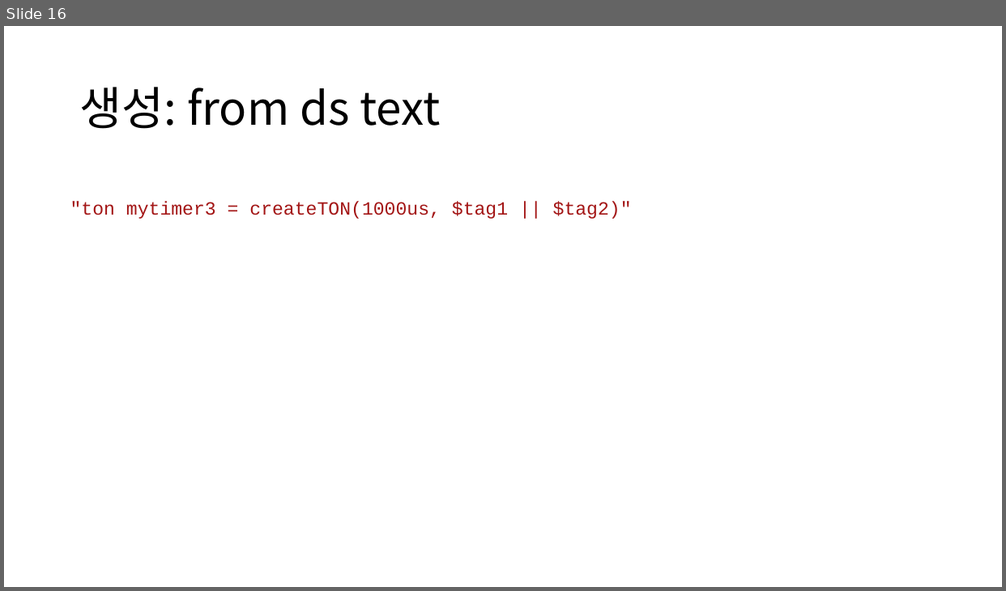
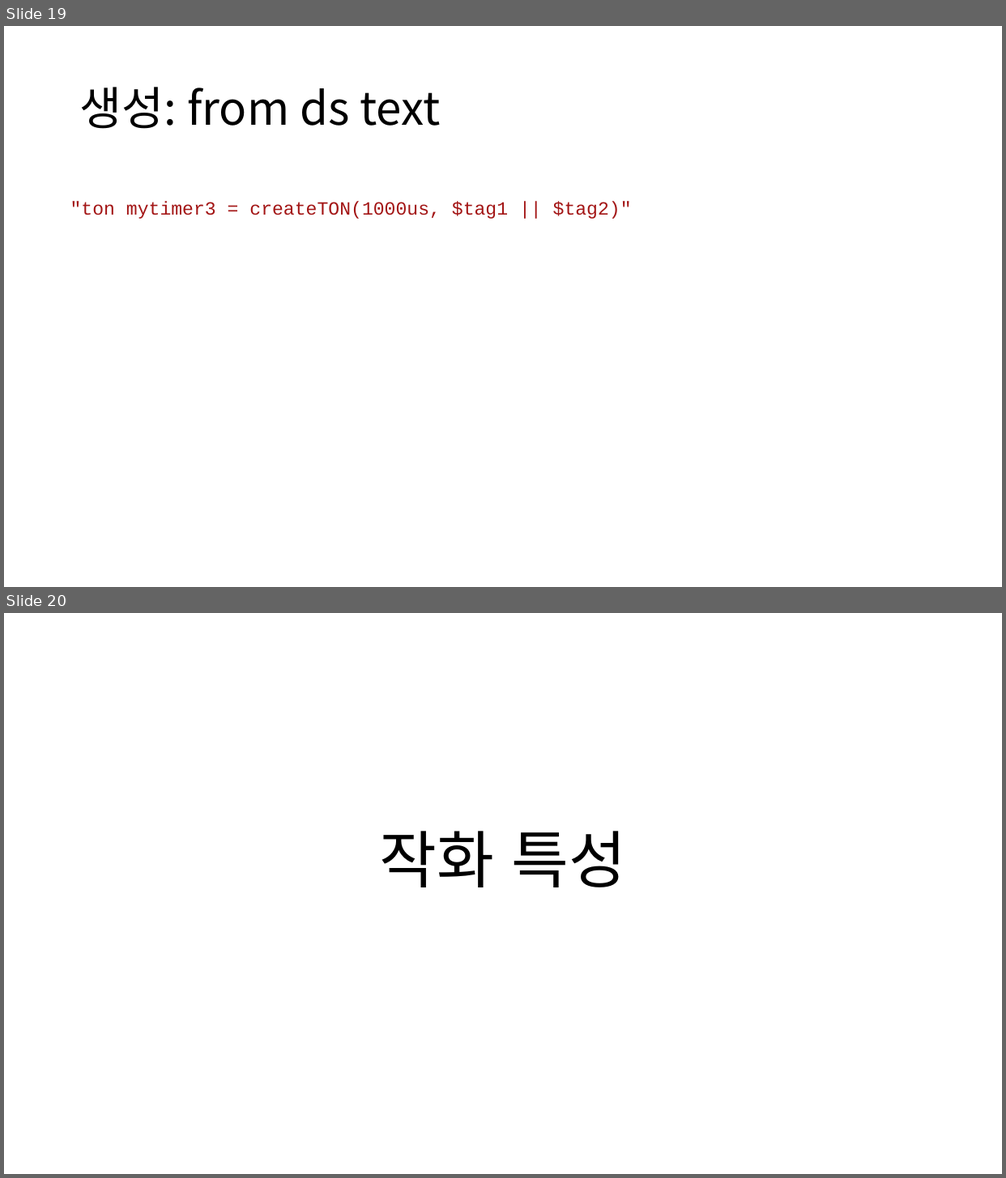
Before and after one commit to DualsoftDev/ds, a slide deck: DsDotNet/src/Engine/Engine.Core/Timer.pptx. Shown one above the other, each under a label of ours: slide 16 before the commit, slides 19 and 20 after it. The pictures are 1006x591 and 1006x1178 pixels, drawn with LibreOffice and Linux fonts; fonts in the diff are those of the drawing. Boxes give left, top, right and bottom in pixels: in the first picture for what was removed or moved away, otherwise in the second. Text is boxed around its words. In the diff, an @@ line names an element or a change of style, - is before the commit and + after.

```diff
--- a/DsDotNet/src/Engine/Engine.Core/Timer.pptx
+++ b/DsDotNet/src/Engine/Engine.Core/Timer.pptx
@@ slide 20 added at bbox=[4, 613, 1002, 1174], background #FFFFFF @@
@@ title added at bbox=[380, 831, 627, 888], 60 pt, text #000000 @@
+작화 특성
@@ what was slide 16 is now slide 19 @@
```
Also in this commit, not shown: 1 slide changed, 4 other slides added, 5 other files.
